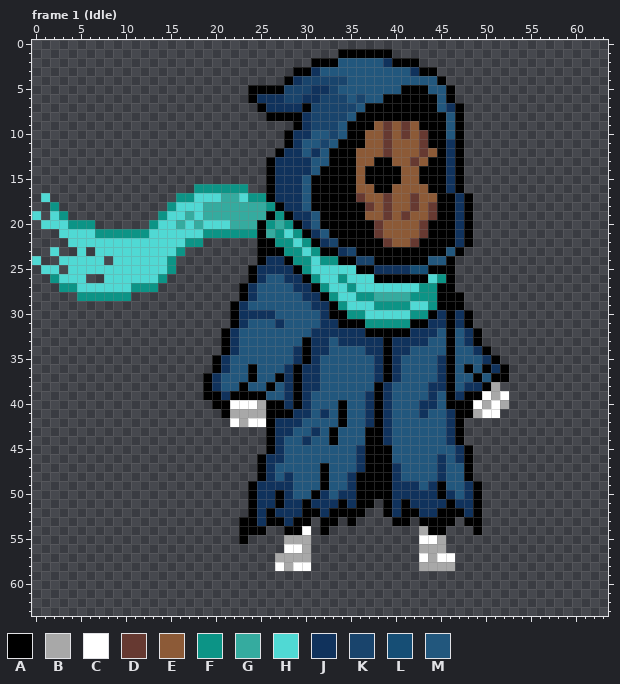
Edited in one commit: pixel-art file (Assets/Sprites/MC.aseprite). That is the earlier state.
64x64 pixels, 19 frames. Shown: frame 1 (Idle). The commit also changed other frames, which this record leaves out.
Visible layers, top first: "Layer 4", "Layer 1".
Palette (. is transparent): A #000000  B #a8a8a8  C #ffffff  D #663931  E #8c5a37  F #0c9486  G #35ab9f  H #50d9d4  J #10325c  K #19446c  L #164e75  M #22577d
Pixels before, frame 1 (Idle) (only the part around the change), first column x 21:
45 .....AJMMMMMMMMJAAAMMMMMMMJA........
46 ....AJJMMMMMMMMJAAAMMMMMJMJA........
47 ....AJMMMMMAMMMJAAAJMMMMJMMA........
48 ....AJMJMMMAMMJAAAAJMMMMJMMA........
49 ...AJJJJMMMAMMJAAAAJJJMJAMMJA.......
50 ...AJJAJMMAJMJJAAAAJJJJJAJMJA.......
51 ...AJJAJJAJJJAJAA.AJAJJJJAJJA.......
52 ...AJAJJJAAJAAAA..AJAAJJAAAJA.......
53 ..AAJAAJAA.AA.A....AA.AAAA.AA.......
54 ..AAA..AAC.A..........BAA...A.......
55 ..A....BBB............CCB...........
56 .......CCB............BBB...........
57 ......BBBB............CBCC..........
58 ......CBCC............BBBB..........
59 ....................................
60 ....................................
61 ....................................
62 ....................................
63 ....................................
Now the later version:
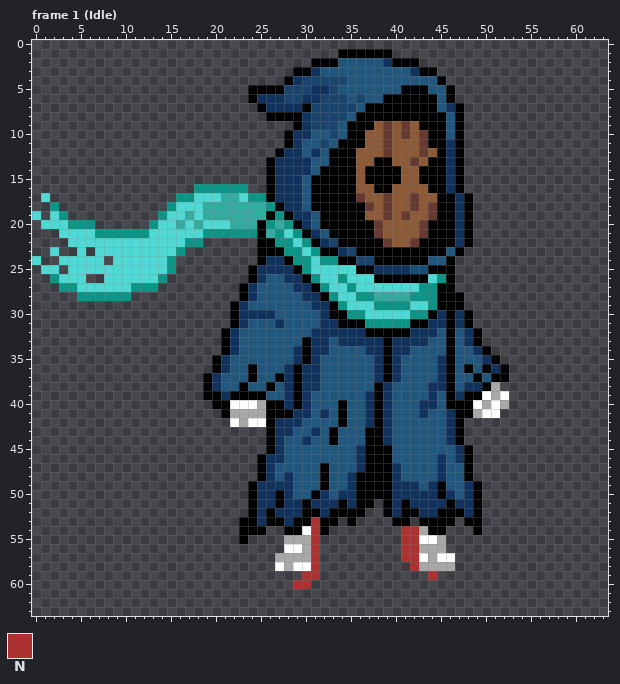
Colours new in this view: N #ac3232
The edit:
layer "Layer 2" now shown
Frame 1 (Idle), layer "Layer 2":
The author put colour N in row 53 at x 31; in rows 54 to 57 at x 31 and 41 to 42; in row 58 at x 31 and 42; in row 59 at x 30 to 31 and 44; in row 60 at x 29 to 30.
Boxes around the changes in both pictures, in picture pixels (x1, y1, x2, y2):
added: (293, 517, 320, 589)
added: (401, 526, 437, 580)
